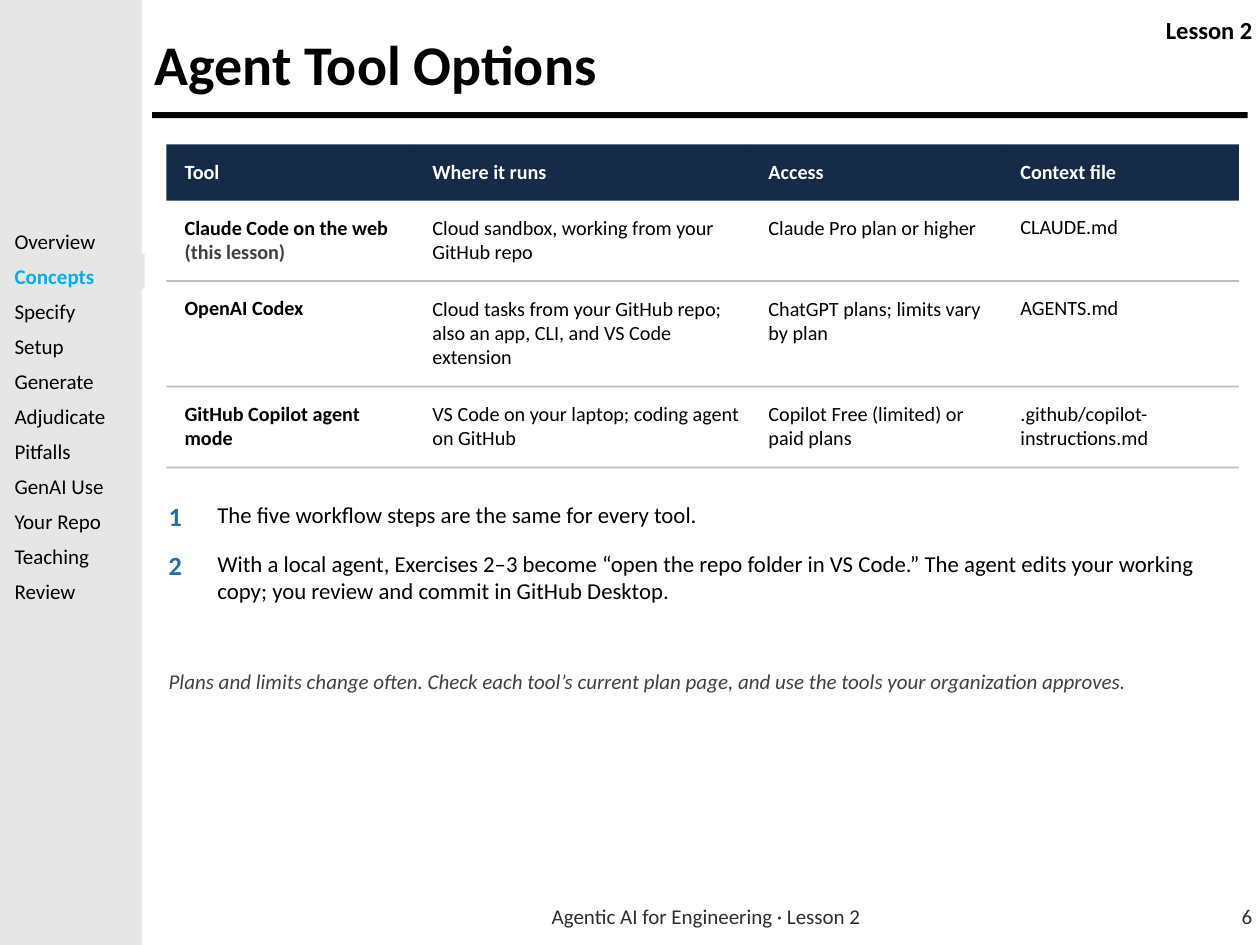
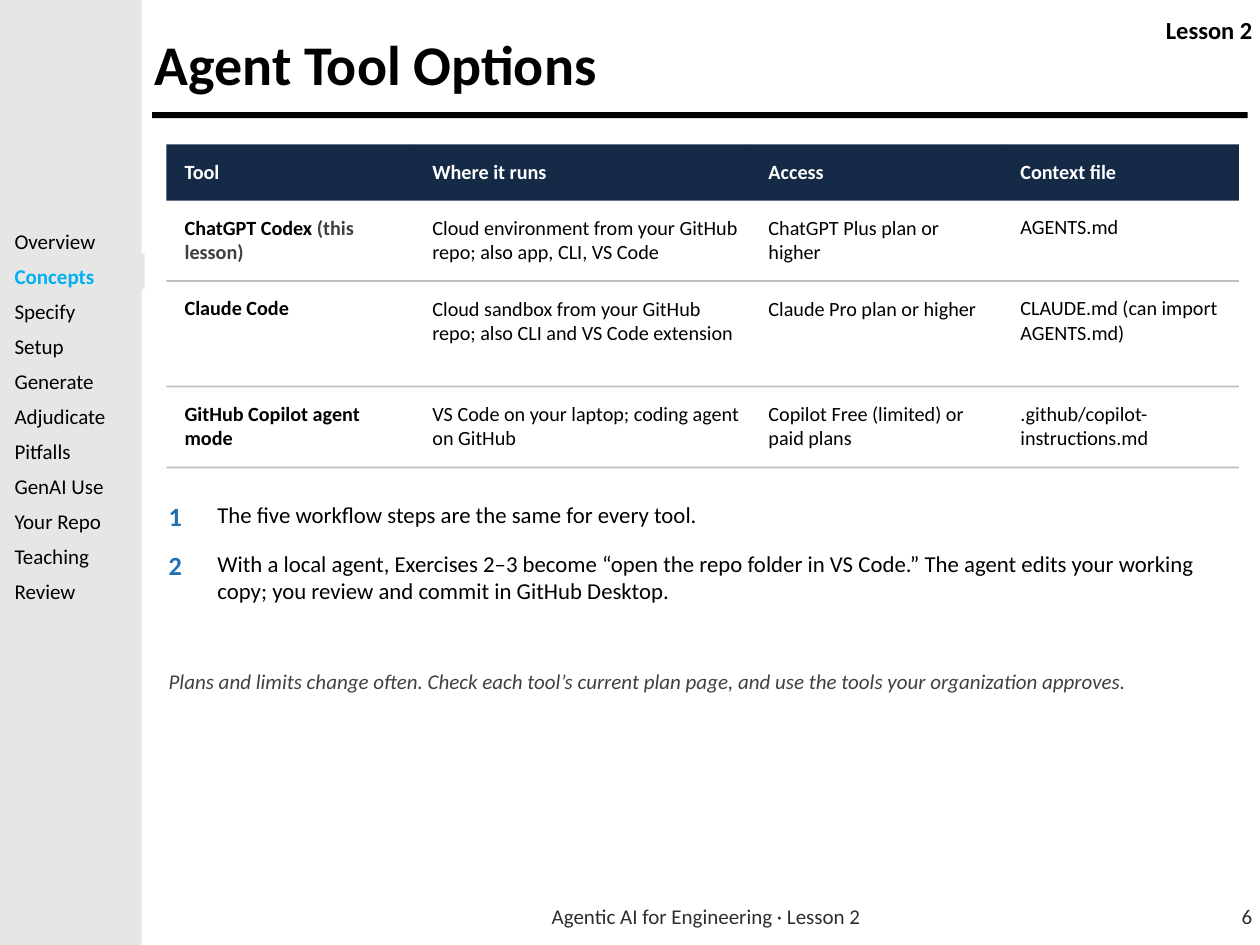
Before and after one commit to usafa-dfas/Agentic-AI-for-Engineering, a slide deck: slide 6 of Lesson Material/LSN 2 - Introduction to Agentic AI for Coding/Agentic_AI_for_Engineering_Lesson_2.pptx. Drawn at 1260x945 pixels with LibreOffice and Linux fonts; fonts in the diff are those of the drawing; background and template pictures are left out. Boxes give left, top, right and bottom in pixels: in the first picture for what was removed or moved away, otherwise in the second. Text is boxed around its words. In the diff, an @@ line names an element or a change of style, - is before the commit and + after.

```diff
--- a/Lesson Material/LSN 2 - Introduction to Agentic AI for Coding/Agentic_AI_for_Engineering_Lesson_2.pptx
+++ b/Lesson Material/LSN 2 - Introduction to Agentic AI for Coding/Agentic_AI_for_Engineering_Lesson_2.pptx
@@ text at bbox=[185, 220, 354, 262]: text changed @@
-Claude Code on the web (this lesson)
+ChatGPT Codex (this lesson)
@@ text at bbox=[432, 221, 738, 263]: text changed @@
-Cloud sandbox, working from your GitHub repo
+Cloud environment from your GitHub repo; also app, CLI, VS Code
@@ text at bbox=[768, 221, 939, 263]: text changed @@
-Claude Pro plan or higher
+ChatGPT Plus plan or higher
@@ text at bbox=[1020, 220, 1118, 234]: text changed @@
-CLAUDE.md
+AGENTS.md
@@ text at bbox=[185, 301, 288, 315]: text changed @@
-OpenAI Codex
+Claude Code
@@ text at bbox=[432, 302, 732, 344]: text changed @@
-Cloud tasks from your GitHub repo; also an app, CLI, and VS Code extension
+Cloud sandbox from your GitHub repo; also CLI and VS Code extension
@@ text at bbox=[768, 302, 976, 320]: text changed @@
-ChatGPT plans; limits vary by plan
+Claude Pro plan or higher
@@ text at bbox=[1020, 300, 1218, 343]: text changed @@
-AGENTS.md
+CLAUDE.md (can import AGENTS.md)
```
Also in this commit, not shown: 18 other slides changed, 5 other files.
